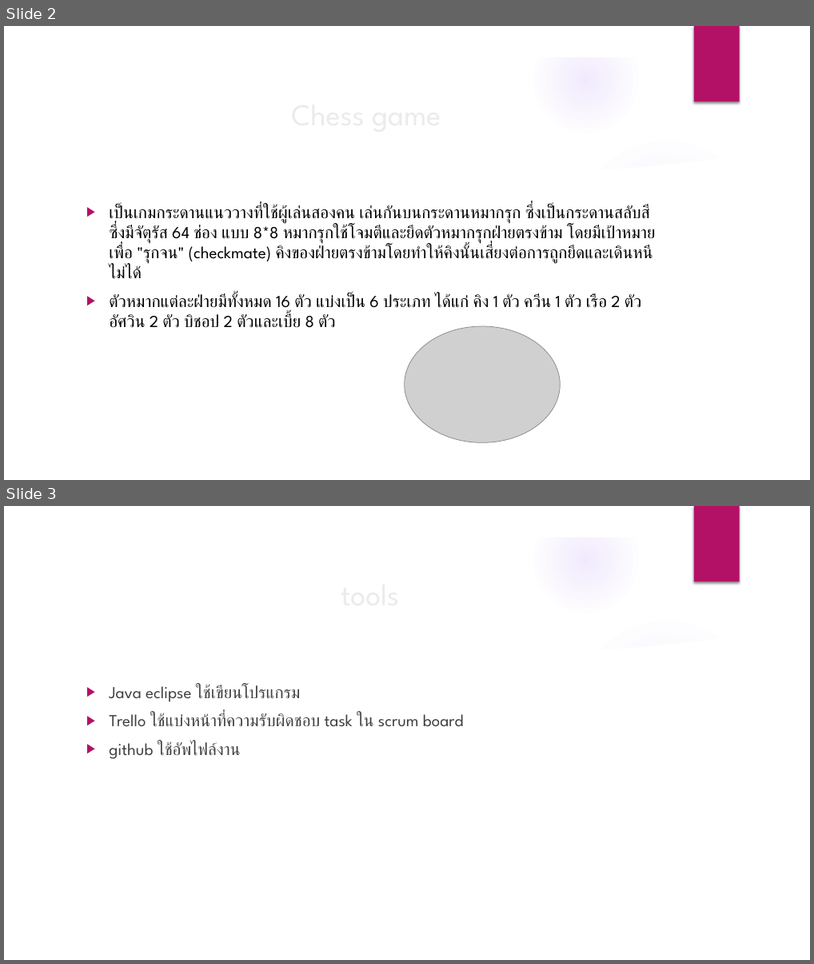
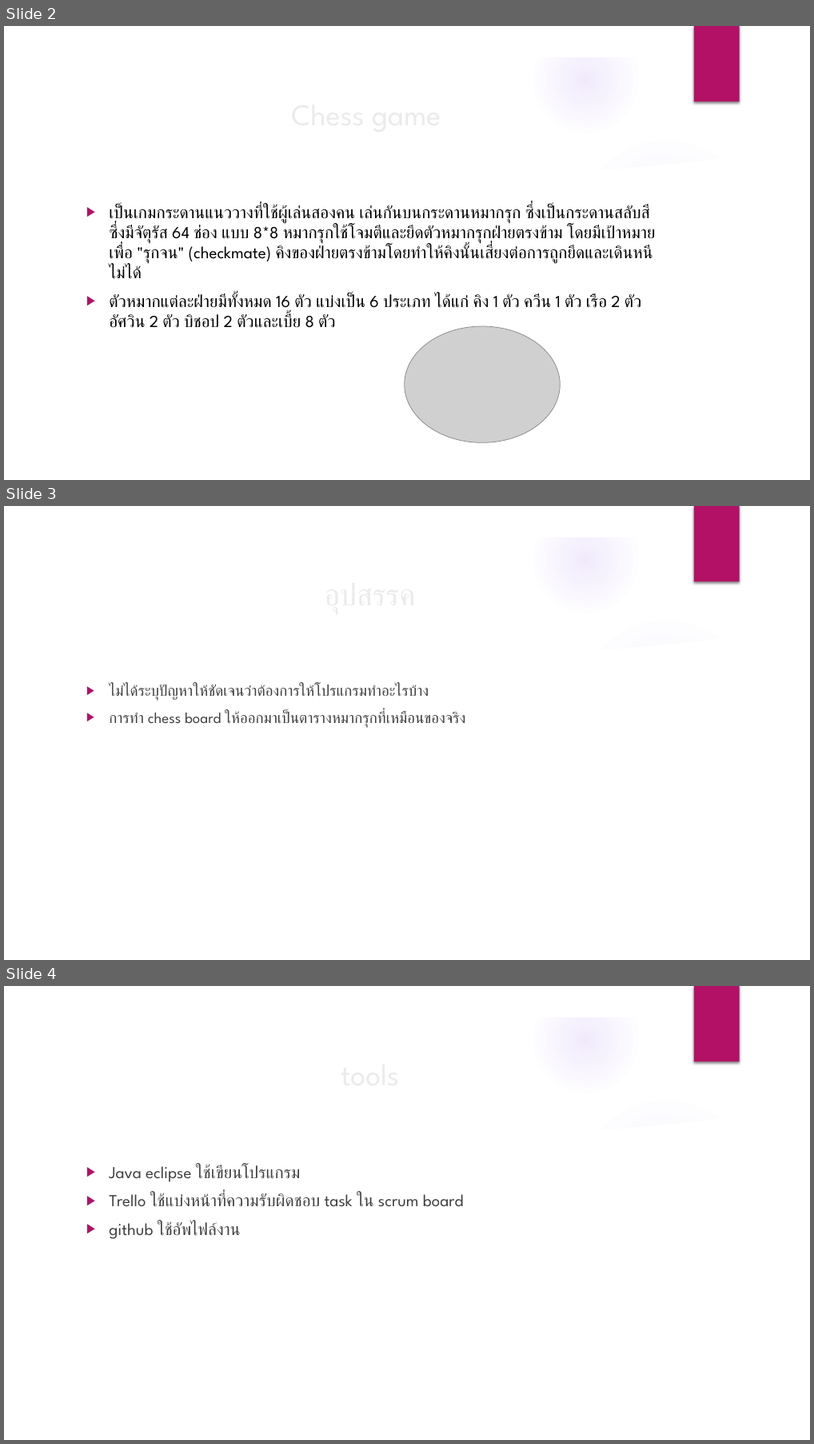
Before and after one commit to doglovehome/Chess, a slide deck: Chess game.pptx. Shown one above the other, each under a label of ours: slides 2 and 3 before the commit, slides 2, 3 and 4 after it. The pictures are 814x964 and 814x1444 pixels, drawn with LibreOffice and Linux fonts; fonts in the diff are those of the drawing; grey boxes stand for pictures; background and template pictures are left out. Boxes give left, top, right and bottom in pixels: in the first picture for what was removed or moved away, otherwise in the second. Text is boxed around its words. In the diff, an @@ line names an element or a change of style, - is before the commit and + after.

Commit message:
Add files via upload
เพิ่ม อุปสรรค เข้าไปใน powerpoint

```diff
--- a/Chess game.pptx
+++ b/Chess game.pptx
@@ slide 3 added at (4,506,810,960), background picture (left out); not listed: 9 template elements that a slide beside it also shows @@
@@ title added at (80,570,660,616), 36 pt, text #EBEBEB @@
+อุปสรรค
@@ text added at (109,684,466,728), 18 pt, text #404040 @@
+▶ ไม่ได้ระบุปัญหาให้ชัดเจนว่าต้องการให้โปรแกรมทำอะไรบ้าง
+▶ การทำ chess board ให้ออกมาเป็นตารางหมากรุกที่เหมือนของจริง
@@ what was slide 3 is now slide 4 @@
```
